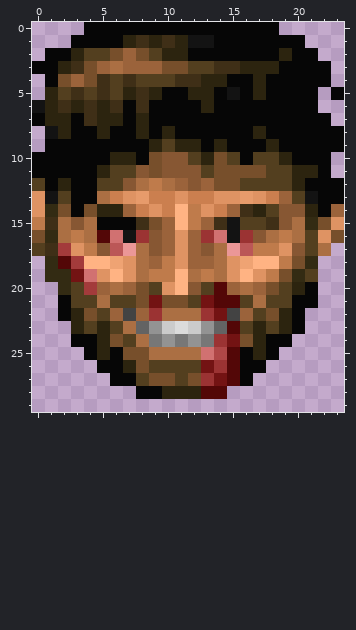
Pixel-art sprite -- graphics/stfevl2.png. Above, as it was before the edit.
The file is 24x30 pixels. Colours within 5 levels of each other are drawn and written as one.
And afterwards:
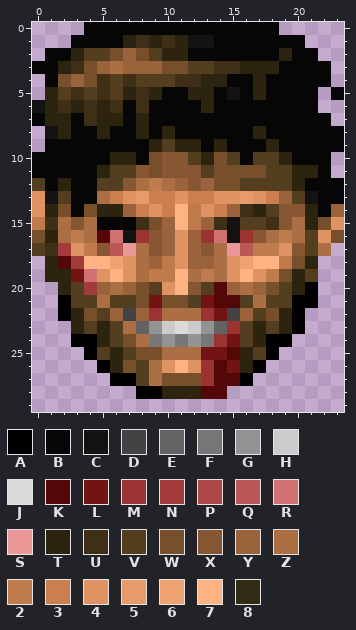
Palette (. is transparent): A #000000  B #060606  C #131313  D #434343  E #636363  F #777777  G #939393  H #cbcbcb  J #dbdbdb  K #530707  L #731313  M #9b3333  N #a33b3b  P #af4747  Q #bb5757  R #d17171  S #eb9797  T #2c240f  U #3f2f17  V #533f1f  W #774f2b  X #875733  Y #9b633b  Z #ab6f43  2 #bf7b4b  3 #cb7f4f  4 #df9363  5 #e79b6b  6 #efa373  7 #ffb383  8 #332b13
Changes in this commit:
y 14: x 1 8 -> T
y 15: x 21 8 -> T
y 16: x 1 8 -> T
y 18: x 1 8 -> T; x 21 8 -> T
y 19: x 1..2 88 -> TT; x 20 8 -> T
y 20: x 2 8 -> T; x 21 B -> A
y 21: x 2 B -> A; x 20..21 BB -> AA
y 22: x 2 B -> A; x 20 B -> A
y 23: x 15 K -> M; x 20 B -> A
y 24: x 3..4 BB -> AA; x 6..7 WV -> VW; x 16 W -> V; x 18..19 BB -> AA
y 25: x 4..7 BTBW -> AVTV; x 9 Z -> W; x 13..14 RP -> LL; x 16..18 BTB -> TVA
y 26: x 5..17 BBTWVVVVLMKBB -> ATWVZ474MKLTA
y 27: x 6..7 BB -> AA; x 9 W -> Z; x 11 V -> W; x 14 L -> K; x 16 B -> A
y 28: x 8..9 BB -> AA
